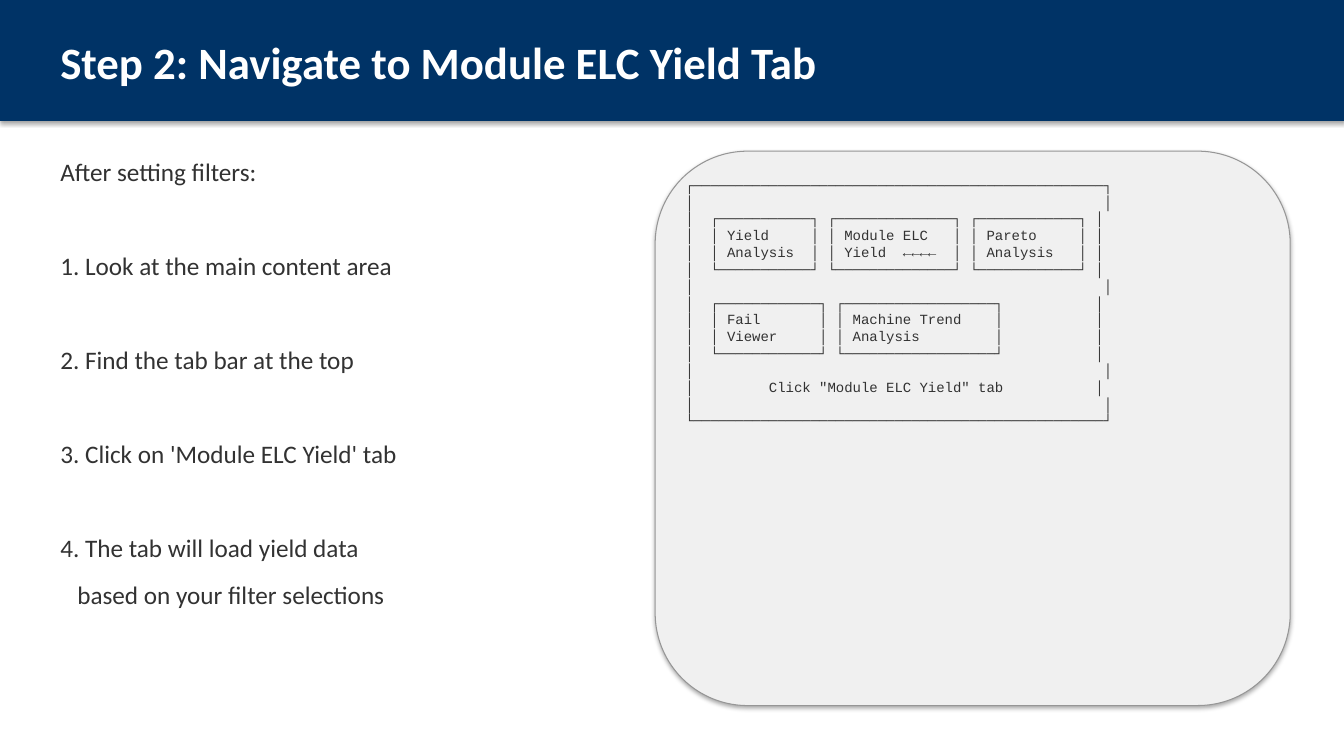
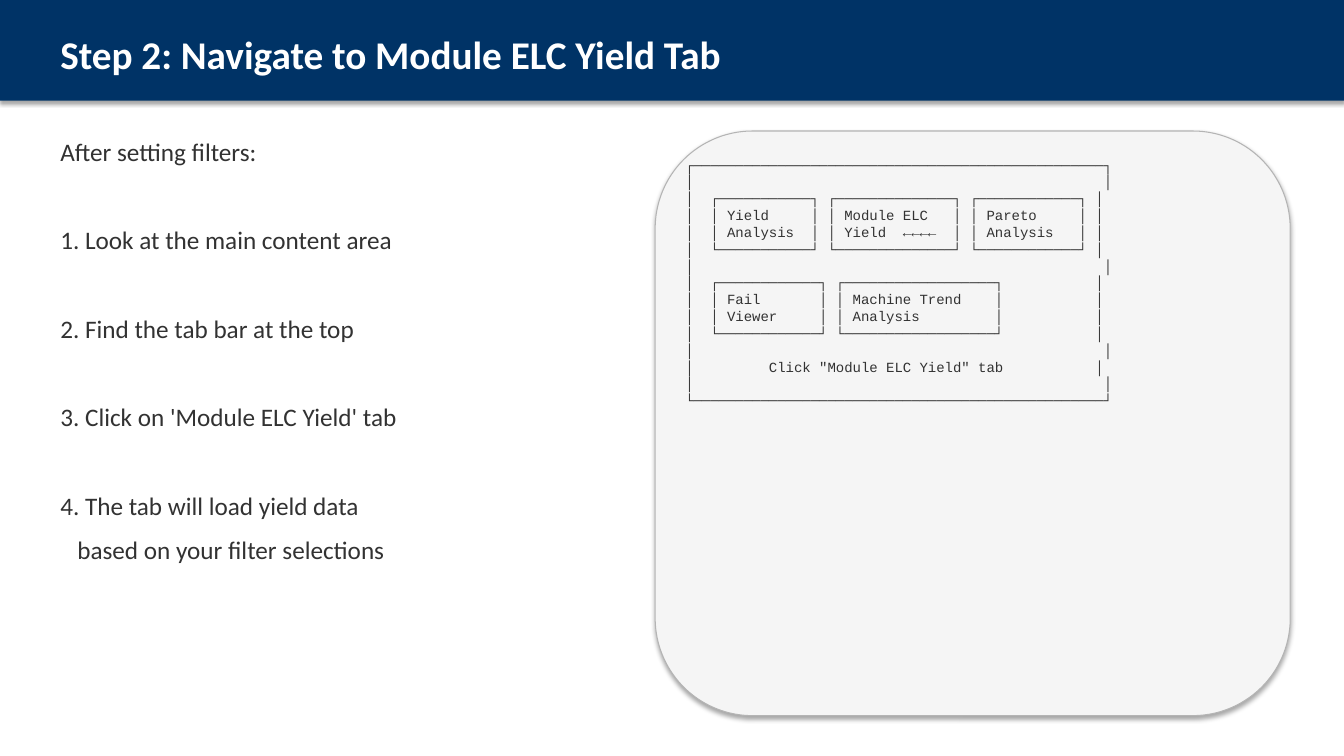
Before and after one commit to ASEGARAN/MODULE_YIELD_DASHBOARD, a slide deck: slide 5 of Module_ELC_Yield_User_Guide.pptx (slide 4 before the commit). Drawn at 1344x756 pixels with LibreOffice and Linux fonts; fonts in the diff are those of the drawing. Boxes give left, top, right and bottom in pixels: in the first picture for what was removed or moved away, otherwise in the second. Text is boxed around its words. In the diff, an @@ line names an element or a change of style, - is before the commit and + after.

Commit message:
Add actual dashboard screenshot to user guide PPTX
- Embedded screenshot of dashboard homepage on slide 2
- 11 slides with mixed actual screenshot + ASCII mockups
- Screenshots captured via Firefox headless

```diff
--- a/Module_ELC_Yield_User_Guide.pptx
+++ b/Module_ELC_Yield_User_Guide.pptx
@@ rectangle: place and size @@
-rectangle at box(0, 0, 1344, 121)
+rectangle at box(0, 0, 1344, 101)
@@ text "Step 2: Navigate to Module ..." at box(60, 41, 721, 76): size 32 to 28 pt @@
@@ text "After setting filters:": place and size @@
-text "After setting filters:" at box(60, 163, 396, 608)
+text "After setting filters:" at box(60, 143, 396, 563)
@@ text "After setting filters:" at box(60, 143, 396, 563): less space between paragraphs @@
@@ rounded rectangle: place and size @@
-rounded rectangle at box(655, 151, 1291, 706)
+rounded rectangle at box(655, 131, 1291, 716)
@@ rounded rectangle at box(655, 131, 1291, 716): fill #F0F0F0 to #F5F5F5; outline #969696 0.75 pt to #B4B4B4 0.75 pt @@
@@ text "┌─────────────────────────────────────────────────┐ │ │ │ ┌─ ...": place and size @@
-text "┌─────────────────────────────────────────────────┐ │ │ │ ┌─ ..." at box(727, 230, 1054, 392)
+text "┌─────────────────────────────────────────────────┐ │ │ │ ┌─ ..." at box(727, 210, 1054, 372)
```
Also in this commit, not shown: 9 other slides changed, 1 slide added, 2 slides removed, 2 other files.
